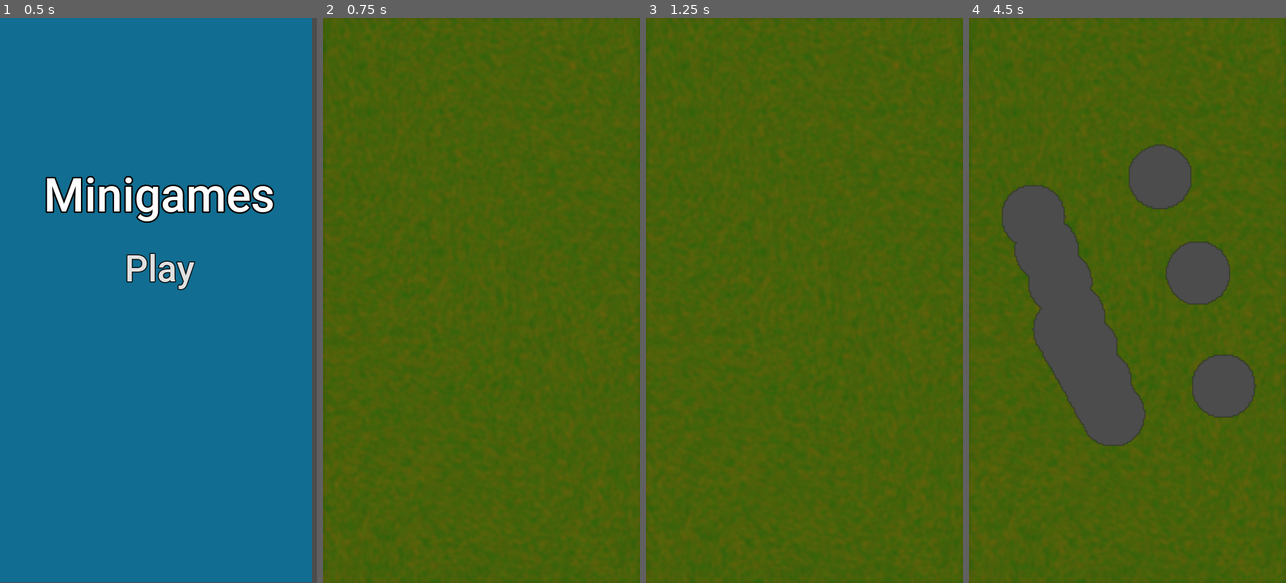
Above: before the commit, frames 1-4 (left to right).
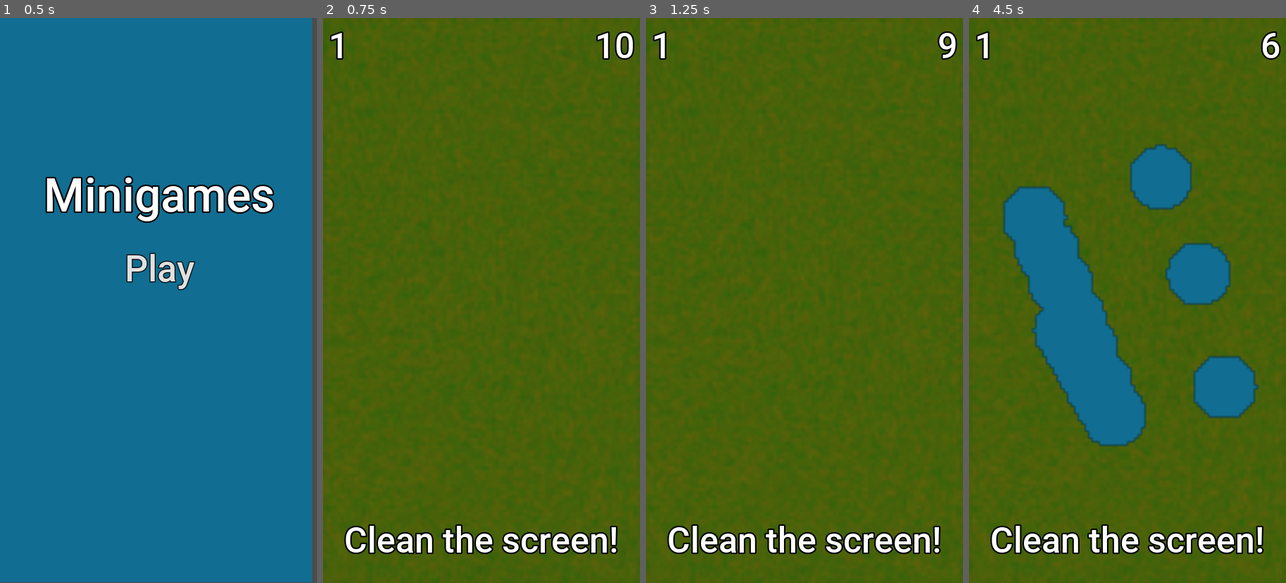
Above: after the commit, the same moments.

Repository: N-Ziermann/Minigame-Collection
Game: Godot game, scene res://Scenes/Main-Scene.tscn
Same seed, same stepped clock (60 frames per second), same inputs: the game is played once before the commit and once after it.
Inputs (mouse positions are in pixels of both pictures, inside the frame that each line leads up to):
- Up to frame 1 (0.5 s): no input
- Up to frame 2 (0.75 s): click "Play" at 0.5 s
- Up to frame 3 (1.25 s): no input
- Up to frame 4 (4.5 s): tap Enter at 1.25, 3.5 s; move the mouse to (1197, 272) at 1.27 s; click (1197, 272) at 1.42 s; drag from (1064, 328) to (1111, 413) at 2.02 s; tap Space at 2.75, 4.25 s; move the mouse to (1159, 176) at 2.77 s; click (1159, 176) at 2.92 s; drag from (1111, 413) to (1032, 215) at 3.52 s; move the mouse to (1222, 385) at 4.27 s; click (1222, 385) at 4.42 s

Frame 1 is identical in both runs. In frame 2, 3.1% of the frame differs, in the area x 2-99%, y 2-95%; in frame 3, 3.0%; in frame 4, 18%.

Commit message:
Clean-Up_Minigame fully working

Diff:
--- a/App/Scenes/Clean_Screen.tscn
+++ b/App/Scenes/Clean_Screen.tscn
@@ -1,6 +1,9 @@
-[gd_scene load_steps=3 format=2]
+[gd_scene load_steps=7 format=2]
 
 [ext_resource path="res://Sprites/Muddy_Screen.png" type="Texture" id=1]
+[ext_resource path="res://Scripts/Score.gd" type="Script" id=2]
+[ext_resource path="res://Scripts/Timer.gd" type="Script" id=3]
+[ext_resource path="res://Fonts/Roboto-Medium.ttf" type="DynamicFontData" id=4]
 
 [sub_resource type="GDScript" id=1]
 script/source = "extends Sprite
@@ -10,8 +13,11 @@
 var image_texture
 var cleanup_radius = 55
 var last_position_cleaned
-var scale_factor = 3
-var image_to_screen_ratio = 2	# png half the size of screen
+var scale_factor = 6
+var image_to_screen_ratio = 2		# png half the size of screen
+var num_pixels_removed = 0
+var num_total_pixels
+var percentage_clean_to_win = 0.80	# float from 0 to 1
 
 func _ready():
 	# prepare image
@@ -23,6 +29,8 @@
 	self.scale *= scale_factor
 	cleanup_radius /= scale_factor
 	img.lock()
+	num_total_pixels = img.get_size().x * img.get_size().y
+	print(num_total_pixels)
 	# show adjusted image on screen
 	draw_texture_to_sprite()
 
@@ -40,25 +48,98 @@
 				if i < image_size.x / scale_factor and j < image_size.y / scale_factor:
 					# check if inside circle with radius cleanup_radius
 					if sqrt( pow ( abs(center.x - i) , 2) + pow( abs(center.y - j) , 2) ) <= cleanup_radius:
-						img.set_pixel(i,j,Color(0,0,0,0))
+						if img.get_pixel(i,j) != Color(0,0,0,0):
+							img.set_pixel(i,j,Color(0,0,0,0))
+							num_pixels_removed += 1
+
+
 
 
 func _input(event):
 	if event is InputEventScreenDrag or event is InputEventScreenTouch:
 		if event.index == 0:
-			clean_area(event.position/image_to_screen_ratio / scale_factor)
+			clean_area(event.position / image_to_screen_ratio / scale_factor)
 			draw_texture_to_sprite()
 
 
+func on_time_over():
+	get_tree().change_scene(\"res://Scenes/Game_Over.tscn\")
+
 
 func _process(_delta):
-	pass
+	if num_pixels_removed >= num_total_pixels * percentage_clean_to_win:
+		$\"/root/Global\".load_random_game()
 "
+
+[sub_resource type="DynamicFont" id=2]
+size = 120
+outline_size = 5
+outline_color = Color( 0, 0, 0, 1 )
+font_data = ExtResource( 4 )
 
 [node name="Node2D" type="Node2D"]
 
-[node name="icon_sharp" type="Sprite" parent="."]
+[node name="GameManager" type="Sprite" parent="."]
 scale = Vector2( 2, 2 )
 texture = ExtResource( 1 )
 centered = false
 script = SubResource( 1 )
+
+[node name="UI" type="Node2D" parent="."]
+
+[node name="Timer" type="Label" parent="UI"]
+margin_left = 855.0
+margin_top = 20.0
+margin_right = 1060.0
+margin_bottom = 170.0
+custom_fonts/font = SubResource( 2 )
+text = "5"
+align = 2
+valign = 1
+script = ExtResource( 3 )
+__meta__ = {
+"_edit_lock_": true,
+"_edit_use_anchors_": false
+}
+
+[node name="Score" type="Label" parent="UI"]
+margin_left = 20.0
+margin_top = 20.0
+margin_right = 225.0
+margin_bottom = 170.0
+custom_fonts/font = SubResource( 2 )
+text = "1"
+valign = 1
+script = ExtResource( 2 )
+__meta__ = {
+"_edit_lock_": true,
+"_edit_use_anchors_": false
+}
+
+[node name="Exercise" type="Label" parent="UI"]
+margin_top = 1700.0
+margin_right = 1080.0
+margin_bottom = 1850.0
+custom_fonts/font = SubResource( 2 )
+text = "Clean the screen!"
+align = 1
+valign = 1
+__meta__ = {
+"_edit_lock_": true,
+"_edit_use_anchors_": false
+}
+
+[node name="Background" type="Node2D" parent="."]
+z_index = -1
+
+[node name="ColorRect" type="ColorRect" parent="Background"]
+margin_left = 3.01471
+margin_top = 3.01465
+margin_right = 1083.01
+margin_bottom = 1923.01
+mouse_filter = 2
+color = Color( 0.0705882, 0.431373, 0.572549, 1 )
+__meta__ = {
+"_edit_lock_": true,
+"_edit_use_anchors_": false
+}
--- a/App/Scripts/Global.gd
+++ b/App/Scripts/Global.gd
@@ -10,8 +10,8 @@
 # ["name", time_easy, time_medium, time_hard]
 var scenes = [
 	#["Default_Scene.tscn", 7, 5, 3],
-	#["Tab_Moles.tscn", 7, 5, 3],
-	#["Magnifying_Glass.tscn", 10, 7, 5],
+	["Tab_Moles.tscn", 7, 5, 3],
+	["Magnifying_Glass.tscn", 10, 7, 5],
 	["Clean_Screen.tscn", 10, 7, 5],
 ]
 
